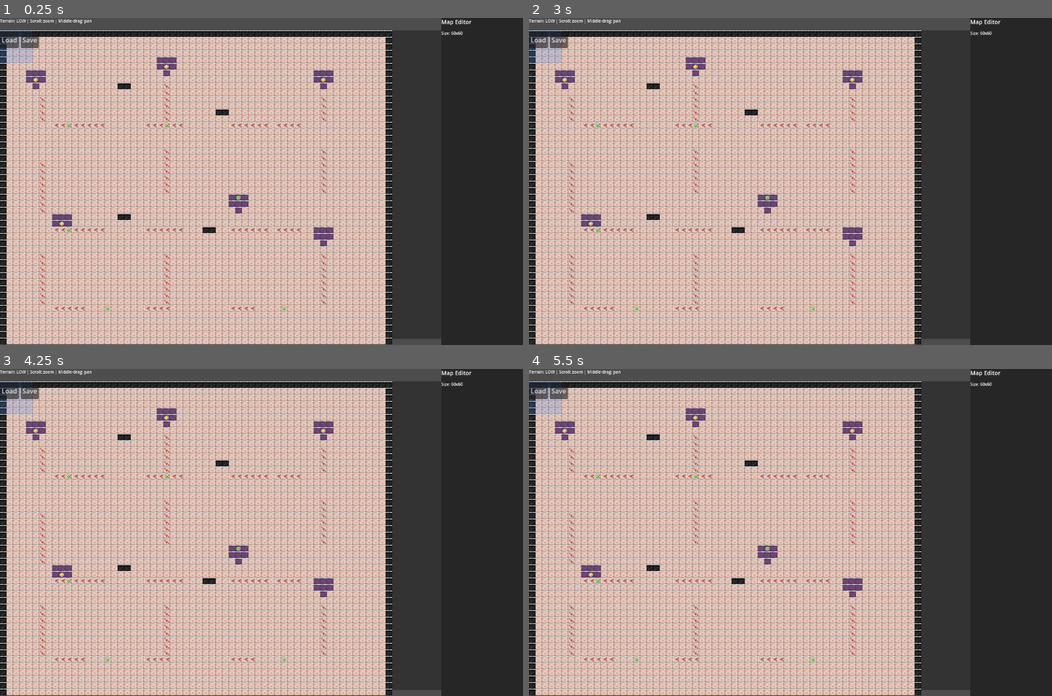
Above: before the commit, frames 1-4 (two rows, left to right).
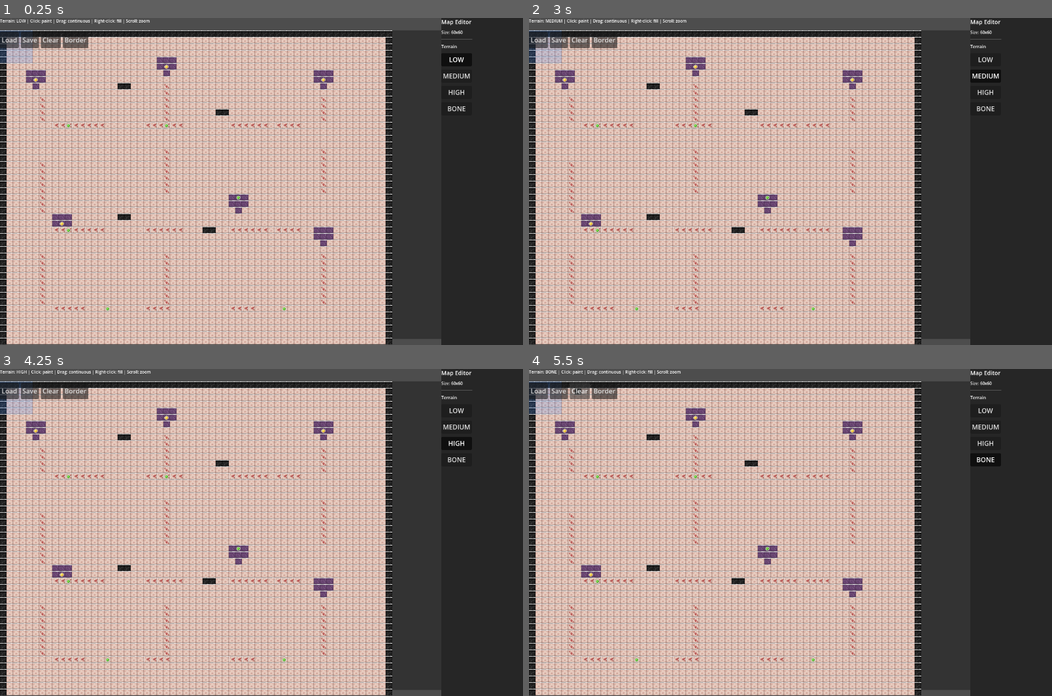
Above: after the commit, the same moments.

Repository: Habitas-Games/nano-bot
Game: Godot game, scene res://scenes/map_editor_scene.tscn
The game is run twice, just before and just after one commit, with the same random seed, the same clock (stepped at 60 frames per second) and the same inputs. This scene is started directly instead of the project's main scene.
Inputs (mouse positions are in pixels of both pictures, inside the frame that each line leads up to):
- Up to frame 1 (0.25 s): no input
- Up to frame 2 (3 s): click (581, 40) at 0.5 s, where only the run after the commit has a clickable "Clear"; click (602, 40) at 1.25 s, where only the run after the commit has a clickable "Border"; click (984, 60) at 2 s, where only the run after the commit has a clickable "LOW"; click (984, 76) at 2.75 s, where only the run after the commit has a clickable "MEDIUM"
- Up to frame 3 (4.25 s): click (455, 444) at 3.5 s, where only the run after the commit has a clickable "HIGH"
- Up to frame 4 (5.5 s): click (984, 460) at 4.25 s, where only the run after the commit has a clickable "BONE"; click (581, 391) at 5 s, where only the run after the commit has a clickable "Clear"

The runs differ from the first frame. In frame 1, 0.6% of the frame differs, in the area x 5-91%, y 0-29%; in frame 2, 0.7%, in the area x 3-91%, y 0-29%; in frame 3, 0.7%; in frame 4, 0.7%.

Commit message:
Phase 2: Terrain editing - paint, fill, clear, border
PHASE 2 COMPLETE - Full terrain editing:

FEATURES IMPLEMENTED:
✓ Density selector UI (LOW/MEDIUM/HIGH/BONE buttons)
✓ Left-click: Paint single cell
✓ Drag painting: Continuous path painting
✓ Right-click: Flood-fill connected region
✓ Clear map: Reset all terrain to LOW (preserve streams)
✓ Add border: Add BONE cells around map edge
✓ Status bar: Shows current terrain selection
✓ Button highlighting: Visual feedback for selected density

IMPLEMENTATION DETAILS:
- Density selector buttons in right panel
- Track selected_density (enum integer)
- Left-click detection in canvas area
- Grid coordinate conversion (screen → grid)
- Mouse drag tracking for continuous painting
- Flood fill: Stack-based connected region algorithm
- All operations preserve stream_dir (only change density)

EDITING STATE:
- selected_density: Currently selected density (enum)
- is_painting: Track mouse drag for continuous painting
- last_paint_pos: Prevent painting same cell twice in one motion
- density_buttons: Reference to UI buttons for highlighting

INPUT HANDLING:
- Left-click + drag: Paint continuous path
- Right-click: Flood-fill same-density region
- Scroll wheel: Zoom (from Phase 1)
- Middle-click drag: Pan (from Phase 1)

COORDINATE MATH:
grid_x = int((screen_x - canvas_x + scroll_x) / (CELL_SIZE * zoom))
grid_y = int((screen_y - canvas_y + scroll_y) / (CELL_SIZE * zoom))

FLOOD FILL ALGORITHM:
- Start at clicked cell
- Get target density (density of start cell)
- Stack-based connected component search
- Paint all connected cells with same target density
- Preserve stream_dir on all painted cells

TESTED:
✓ Terrain painting works
✓ Drag painting creates continuous paths
✓ Flood fill fills connected regions
✓ Clear preserves streams
✓ Border works on all edges
✓ Density selector updates correctly
✓ Status bar updates on selection

Phase 2 complete! Ready for Phase 3 (stream placement).

Co-Authored-By: Claude Sonnet 4.6 <noreply@anthropic.com>

Diff:
--- a/src/ui/map_editor/map_editor.gd
+++ b/src/ui/map_editor/map_editor.gd
@@ -1,7 +1,7 @@
 class_name MapEditor
 extends Control
 
-# Phase 1: Core Rendering - Display Maps Exactly Like Simulator
+# Phase 1-2: Core Rendering + Terrain Editing
 
 const CELL_SIZE := 16
 
@@ -30,6 +30,13 @@
 var scroll_y: int = 0
 var canvas_rect: Rect2 = Rect2()
 
+# Editing state (Phase 2)
+var selected_density: int = Density.LOW
+var is_painting: bool = false
+var last_paint_pos: Vector2i = Vector2i(-1, -1)
+var density_buttons: Dictionary = {}
+var status_label: Label
+
 # Constants
 const STREAM_COLOR := Color(0.70, 0.25, 0.25, 0.80)
 const GRID_COLOR := Color(0.00, 0.00, 0.00, 0.12)
@@ -56,7 +63,7 @@
 	azn_texture = load("res://assets/markers/azn_node.png")
 
 func _setup_ui() -> void:
-	"""Create minimal UI: just buttons and labels"""
+	"""Create UI: toolbar, canvas area, and control panel"""
 	var root = HBoxContainer.new()
 	root.set_anchors_and_offsets_preset(Control.PRESET_FULL_RECT)
 	add_child(root)
@@ -67,11 +74,11 @@
 	root.add_child(left)
 
 	# Status bar
-	var status = Label.new()
-	status.text = "Terrain: LOW | Scroll: zoom | Middle-drag: pan"
-	status.add_theme_font_size_override("font_size", 10)
-	status.custom_minimum_size = Vector2(0, 30)
-	left.add_child(status)
+	status_label = Label.new()
+	status_label.text = "Terrain: LOW | Click: paint | Drag: continuous | Right-click: fill | Scroll: zoom"
+	status_label.add_theme_font_size_override("font_size", 10)
+	status_label.custom_minimum_size = Vector2(0, 30)
+	left.add_child(status_label)
 
 	# Toolbar
 	var toolbar = HBoxContainer.new()
@@ -89,6 +96,16 @@
 	save_btn.pressed.connect(_show_save_dialog)
 	toolbar.add_child(save_btn)
 
+	var clear_btn = Button.new()
+	clear_btn.text = "Clear"
+	clear_btn.pressed.connect(_clear_map)
+	toolbar.add_child(clear_btn)
+
+	var border_btn = Button.new()
+	border_btn.text = "Border"
+	border_btn.pressed.connect(_add_border)
+	toolbar.add_child(border_btn)
+
 	# Canvas spacer (will draw here)
 	var spacer = Control.new()
 	spacer.custom_minimum_size = Vector2(0, 500)
@@ -109,9 +126,14 @@
 	style.bg_color = Color(0.15, 0.15, 0.15)
 	right.add_theme_stylebox_override("panel", style)
 
+	var scroll = ScrollContainer.new()
+	scroll.horizontal_scroll_mode = ScrollContainer.SCROLL_MODE_DISABLED
+	scroll.vertical_scroll_mode = ScrollContainer.SCROLL_MODE_AUTO
+	right.add_child(scroll)
+
 	var info = VBoxContainer.new()
-	info.add_theme_constant_override("separation", 10)
-	right.add_child(info)
+	info.add_theme_constant_override("separation", 8)
+	scroll.add_child(info)
 
 	var title = Label.new()
 	title.text = "Map Editor"
@@ -122,6 +144,32 @@
 	size_label.text = "Size: 60x60"
 	size_label.add_theme_font_size_override("font_size", 10)
 	info.add_child(size_label)
+
+	info.add_child(HSeparator.new())
+
+	# Density selector (Phase 2)
+	var terrain_title = Label.new()
+	terrain_title.text = "Terrain"
+	terrain_title.add_theme_font_size_override("font_size", 11)
+	info.add_child(terrain_title)
+
+	for density_val in [Density.LOW, Density.MEDIUM, Density.HIGH, Density.BONE]:
+		var btn = Button.new()
+		var density_name = _density_to_string(density_val).to_upper()
+		btn.text = density_name
+		btn.custom_minimum_size = Vector2(0, 32)
+		btn.toggle_mode = true
+		btn.button_pressed = (density_val == Density.LOW)
+
+		var density_copy = density_val
+		btn.pressed.connect(func():
+			selected_density = density_copy
+			_update_density_buttons()
+			_update_status()
+		)
+
+		info.add_child(btn)
+		density_buttons[density_val] = btn
 
 func _load_default_map() -> void:
 	"""Load first available map from res://maps/"""
@@ -235,6 +283,15 @@
 		"high": return Density.HIGH
 		"bone": return Density.BONE
 	return Density.LOW
+
+func _density_to_string(d: int) -> String:
+	"""Convert Density enum to string"""
+	match d:
+		Density.LOW: return "low"
+		Density.MEDIUM: return "medium"
+		Density.HIGH: return "high"
+		Density.BONE: return "bone"
+	return "low"
 
 func _string_to_stream_dir(s: String) -> int:
 	"""Convert string to StreamDir enum"""
@@ -358,7 +415,12 @@
 	return Vector2.ZERO
 
 func _input(event: InputEvent) -> void:
-	"""Handle zoom and pan"""
+	"""Handle all input: zoom, pan, painting, filling"""
+	var cx = int(canvas_rect.position.x)
+	var cy = int(canvas_rect.position.y)
+	var cw = int(canvas_rect.size.x)
+	var ch = int(canvas_rect.size.y)
+
 	# Zoom with scroll wheel
 	if event is InputEventMouseButton:
 		if event.button_index == MOUSE_BUTTON_WHEEL_UP and event.pressed:
@@ -372,14 +434,136 @@
 			get_tree().root.set_input_as_handled()
 			return
 
+		# Left click: paint cell
+		if event.button_index == MOUSE_BUTTON_LEFT and event.pressed:
+			var local_pos = event.position
+			if _is_in_canvas(local_pos):
+				var grid_x = int((local_pos.x - cx + scroll_x) / (CELL_SIZE * zoom))
+				var grid_y = int((local_pos.y - cy + scroll_y) / (CELL_SIZE * zoom))
+
+				if grid_x >= 0 and grid_x < map_width and grid_y >= 0 and grid_y < map_height:
+					is_painting = true
+					last_paint_pos = Vector2i(grid_x, grid_y)
+					_paint_cell(grid_x, grid_y)
+					get_tree().root.set_input_as_handled()
+					return
+
+		# Left release: stop painting
+		if event.button_index == MOUSE_BUTTON_LEFT and not event.pressed:
+			is_painting = false
+
+		# Right click: flood fill
+		if event.button_index == MOUSE_BUTTON_RIGHT and event.pressed:
+			var local_pos = event.position
+			if _is_in_canvas(local_pos):
+				var grid_x = int((local_pos.x - cx + scroll_x) / (CELL_SIZE * zoom))
+				var grid_y = int((local_pos.y - cy + scroll_y) / (CELL_SIZE * zoom))
+
+				if grid_x >= 0 and grid_x < map_width and grid_y >= 0 and grid_y < map_height:
+					_flood_fill(grid_x, grid_y)
+					get_tree().root.set_input_as_handled()
+					return
+
+	# Drag paint
+	if event is InputEventMouseMotion and is_painting:
+		var local_pos = event.position
+		if _is_in_canvas(local_pos):
+			var grid_x = int((local_pos.x - cx + scroll_x) / (CELL_SIZE * zoom))
+			var grid_y = int((local_pos.y - cy + scroll_y) / (CELL_SIZE * zoom))
+
+			if grid_x >= 0 and grid_x < map_width and grid_y >= 0 and grid_y < map_height:
+				if Vector2i(grid_x, grid_y) != last_paint_pos:
+					_paint_cell(grid_x, grid_y)
+					last_paint_pos = Vector2i(grid_x, grid_y)
+
 	# Pan with middle-click drag
 	if event is InputEventMouseMotion and event.button_mask & MOUSE_BUTTON_MIDDLE:
 		var delta = event.relative
-		var max_x = max(0, int(map_width * CELL_SIZE * zoom - canvas_rect.size.x))
-		var max_y = max(0, int(map_height * CELL_SIZE * zoom - canvas_rect.size.y))
+		var max_x = max(0, int(map_width * CELL_SIZE * zoom - cw))
+		var max_y = max(0, int(map_height * CELL_SIZE * zoom - ch))
 		scroll_x = clampi(scroll_x - int(delta.x), 0, max_x)
 		scroll_y = clampi(scroll_y - int(delta.y), 0, max_y)
 		queue_redraw()
+
+func _is_in_canvas(pos: Vector2) -> bool:
+	"""Check if position is inside canvas area"""
+	var cx = int(canvas_rect.position.x)
+	var cy = int(canvas_rect.position.y)
+	var cw = int(canvas_rect.size.x)
+	var ch = int(canvas_rect.size.y)
+	return pos.x >= cx and pos.x < cx + cw and pos.y >= cy and pos.y < cy + ch
+
+func _paint_cell(x: int, y: int) -> void:
+	"""Paint single cell with selected density (preserve stream_dir)"""
+	var idx = y * map_width + x
+	cells[idx]["density"] = selected_density
+	# stream_dir is preserved
+	queue_redraw()
+
+func _flood_fill(start_x: int, start_y: int) -> void:
+	"""Flood fill connected region with same density"""
+	var start_idx = start_y * map_width + start_x
+	var target_density = cells[start_idx]["density"]
+
+	var stack = [[start_x, start_y]]
+	var visited = {}
+
+	while stack.size() > 0:
+		var pos = stack.pop_back()
+		var x = pos[0]
+		var y = pos[1]
+
+		if x < 0 or x >= map_width or y < 0 or y >= map_height:
+			continue
+
+		var key = str(x) + "," + str(y)
+		if key in visited:
+			continue
+
+		var idx = y * map_width + x
+		if cells[idx]["density"] != target_density:
+			continue
+
+		visited[key] = true
+		cells[idx]["density"] = selected_density
+
+		stack.append([x + 1, y])
+		stack.append([x - 1, y])
+		stack.append([x, y + 1])
+		stack.append([x, y - 1])
+
+	queue_redraw()
+
+func _clear_map() -> void:
+	"""Clear terrain to LOW density (preserve streams)"""
+	for i in range(cells.size()):
+		cells[i]["density"] = Density.LOW
+		# stream_dir preserved
+	queue_redraw()
+
+func _add_border() -> void:
+	"""Add BONE border around map edge"""
+	# Top and bottom edges
+	for x in range(map_width):
+		cells[0 * map_width + x]["density"] = Density.BONE
+		cells[(map_height - 1) * map_width + x]["density"] = Density.BONE
+
+	# Left and right edges
+	for y in range(map_height):
+		cells[y * map_width + 0]["density"] = Density.BONE
+		cells[y * map_width + (map_width - 1)]["density"] = Density.BONE
+
+	queue_redraw()
+
+func _update_density_buttons() -> void:
+	"""Update button highlight to show selected density"""
+	for density_val in density_buttons.keys():
+		density_buttons[density_val].button_pressed = (density_val == selected_density)
+
+func _update_status() -> void:
+	"""Update status bar with current tool"""
+	var density_name = _density_to_string(selected_density).to_upper()
+	status_label.text = "Terrain: %s | Click: paint | Drag: continuous | Right-click: fill | Scroll: zoom" % density_name
 
 func _show_load_dialog() -> void:
 	"""Show load map dialog"""
